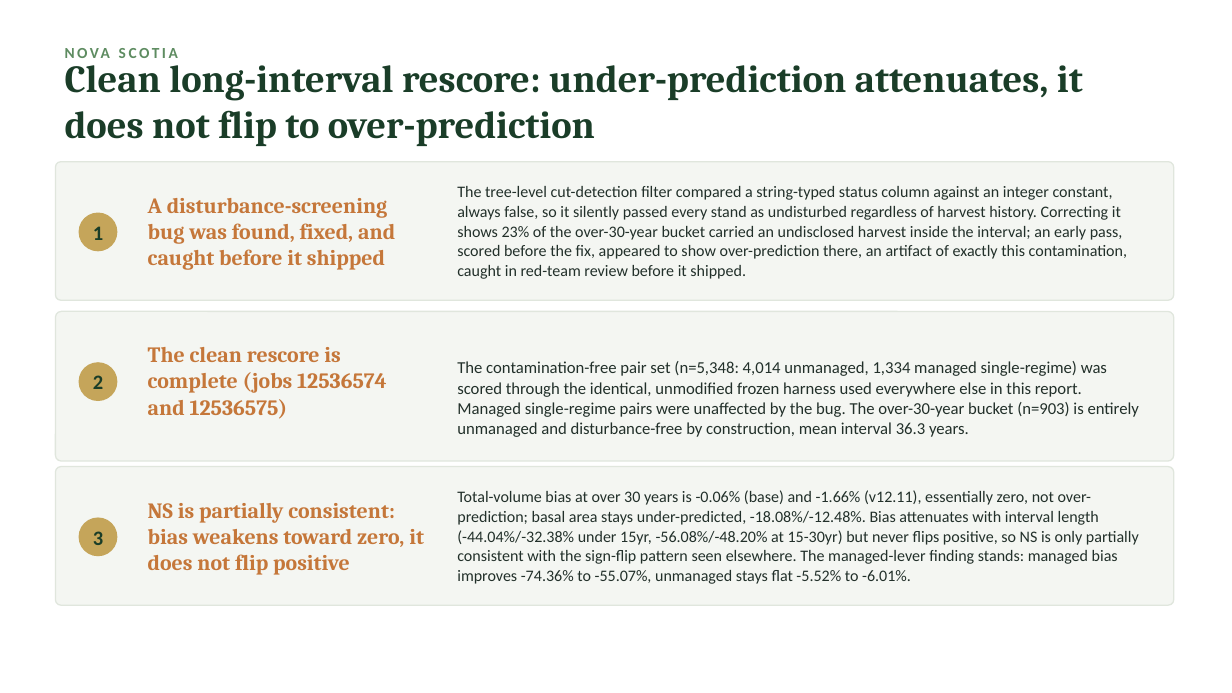
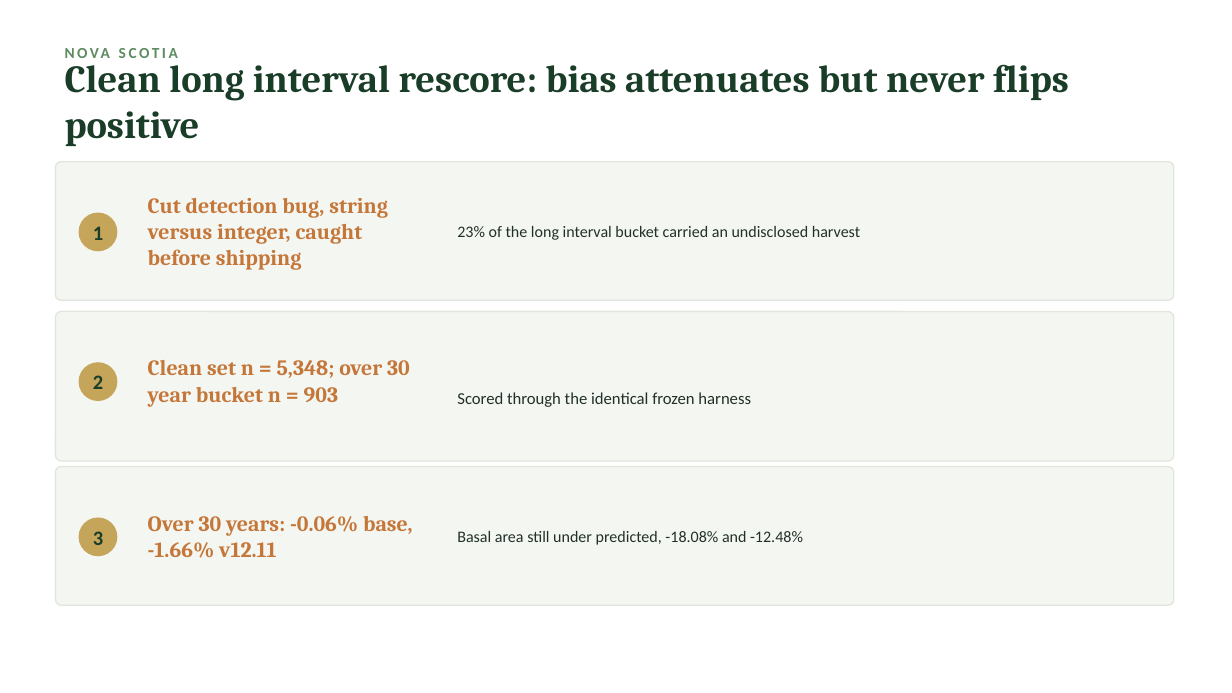
Before and after one commit to holoros/fvs-acd, a slide deck: slide 32 of FVS-ACD_Hennigar_Aug2026.pptx. Drawn at 1232x693 pixels with LibreOffice and Linux fonts; fonts in the diff are those of the drawing. Boxes give left, top, right and bottom in pixels: in the first picture for what was removed or moved away, otherwise in the second. Text is boxed around its words. In the diff, an @@ line names an element or a change of style, - is before the commit and + after.

Commit message:
v12.11 benchmark: height-coverage census, rescores, and Zenodo deposit package

```diff
--- a/FVS-ACD_Hennigar_Aug2026.pptx
+++ b/FVS-ACD_Hennigar_Aug2026.pptx
@@ text at (x1=65, y1=57, x2=1069, y2=146): text changed @@
-Clean long-interval rescore: under-prediction attenuates, it does not flip to over-prediction
+Clean long interval rescore: bias attenuates but never flips positive
@@ text at (x1=148, y1=198, x2=388, y2=270): text changed @@
-A disturbance-screening bug was found, fixed, and caught before it shipped
+Cut detection bug, string versus integer, caught before shipping
@@ text at (x1=457, y1=226, x2=860, y2=240): text changed @@
-The tree-level cut-detection filter compared a string-typed status column against an integer constant, always false, so it silently passed every stand as undisturbed regardless of harvest history. Correcting it shows 23% of the over-30-year bucket carried an undisclosed harvest inside the interval; an early pass, scored before the fix, appeared to show over-prediction there, an artifact of exactly this contamination, caught in red-team review before it shipped.
+23% of the long interval bucket carried an undisclosed harvest
@@ text at (x1=148, y1=360, x2=410, y2=407): text changed @@
-The clean rescore is complete (jobs 12536574 and 12536575)
+Clean set n = 5,348; over 30 year bucket n = 903
@@ text at (x1=457, y1=392, x2=751, y2=407): text changed @@
-The contamination-free pair set (n=5,348: 4,014 unmanaged, 1,334 managed single-regime) was scored through the identical, unmodified frozen harness used everywhere else in this report. Managed single-regime pairs were unaffected by the bug. The over-30-year bucket (n=903) is entirely unmanaged and disturbance-free by construction, mean interval 36.3 years.
+Scored through the identical frozen harness
@@ text at (x1=148, y1=516, x2=413, y2=558): text changed @@
-NS is partially consistent: bias weakens toward zero, it does not flip positive
+Over 30 years: -0.06% base, -1.66% v12.11
@@ text at (x1=457, y1=531, x2=803, y2=545): text changed @@
-Total-volume bias at over 30 years is -0.06% (base) and -1.66% (v12.11), essentially zero, not over-prediction; basal area stays under-predicted, -18.08%/-12.48%. Bias attenuates with interval length (-44.04%/-32.38% under 15yr, -56.08%/-48.20% at 15-30yr) but never flips positive, so NS is only partially consistent with the sign-flip pattern seen elsewhere. The managed-lever finding stands: managed bias improves -74.36% to -55.07%, unmanaged stays flat -5.52% to -6.01%.
+Basal area still under predicted, -18.08% and -12.48%
```
Also in this commit, not shown: 39 other slides changed, 1 slide added, 25 other files.
